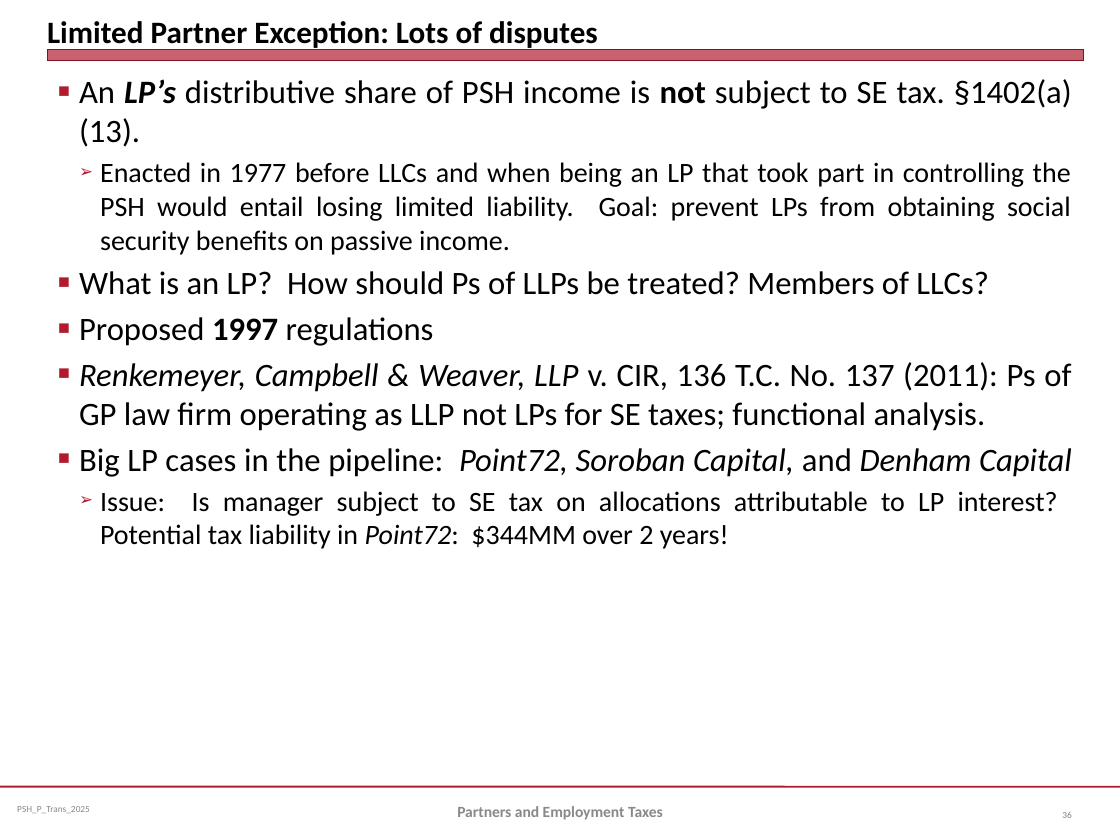
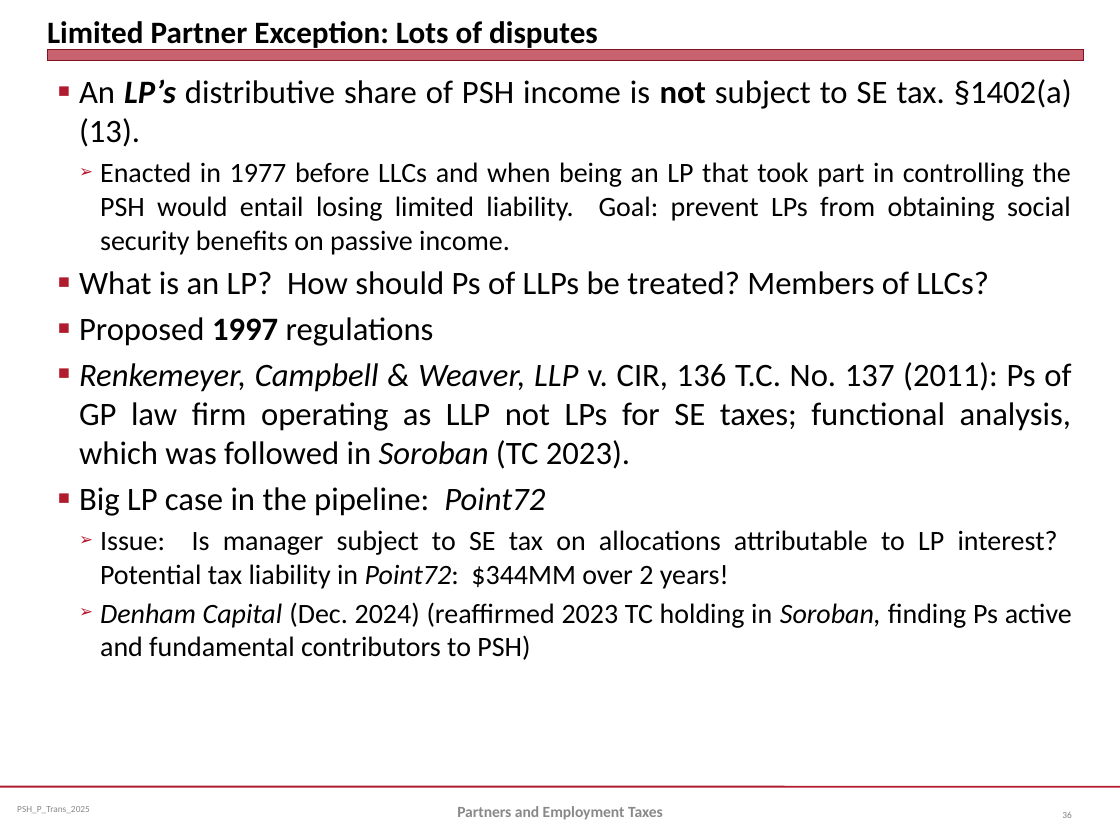
Before and after one commit to jmc877/Partnership-Tax, a slide deck: slide 36 of slides/PSH_P_Trans_2025.pptx. Drawn at 1120x840 pixels with LibreOffice and Linux fonts; fonts in the diff are those of the drawing. Boxes give left, top, right and bottom in pixels: in the first picture for what was removed or moved away, otherwise in the second. Text is boxed around its words. In the diff, an @@ line names an element or a change of style, - is before the commit and + after.

Commit message:
Update

```diff
--- a/slides/PSH_P_Trans_2025.pptx
+++ b/slides/PSH_P_Trans_2025.pptx
@@ text at (79,362,1072,516): text changed @@
-■ Renkemeyer, Campbell & Weaver, LLP v. CIR, 136 T.C. No. 137 (2011): Ps of GP law firm operating as LLP not LPs for SE taxes; functional analysis.
-■ Big LP cases in the pipeline: Point72, Soroban Capital, and Denham Capital
+■ Renkemeyer, Campbell & Weaver, LLP v. CIR, 136 T.C. No. 137 (2011): Ps of GP law firm operating as LLP not LPs for SE taxes; functional analysis, which was followed in Soroban (TC 2023).
+■ Big LP case in the pipeline: Point72
@@ text at (100,602,1072,660): paragraph added @@
+  ➢ Denham Capital (Dec. 2024) (reaffirmed 2023 TC holding in Soroban, finding Ps active and fundamental contributors to PSH)
```
